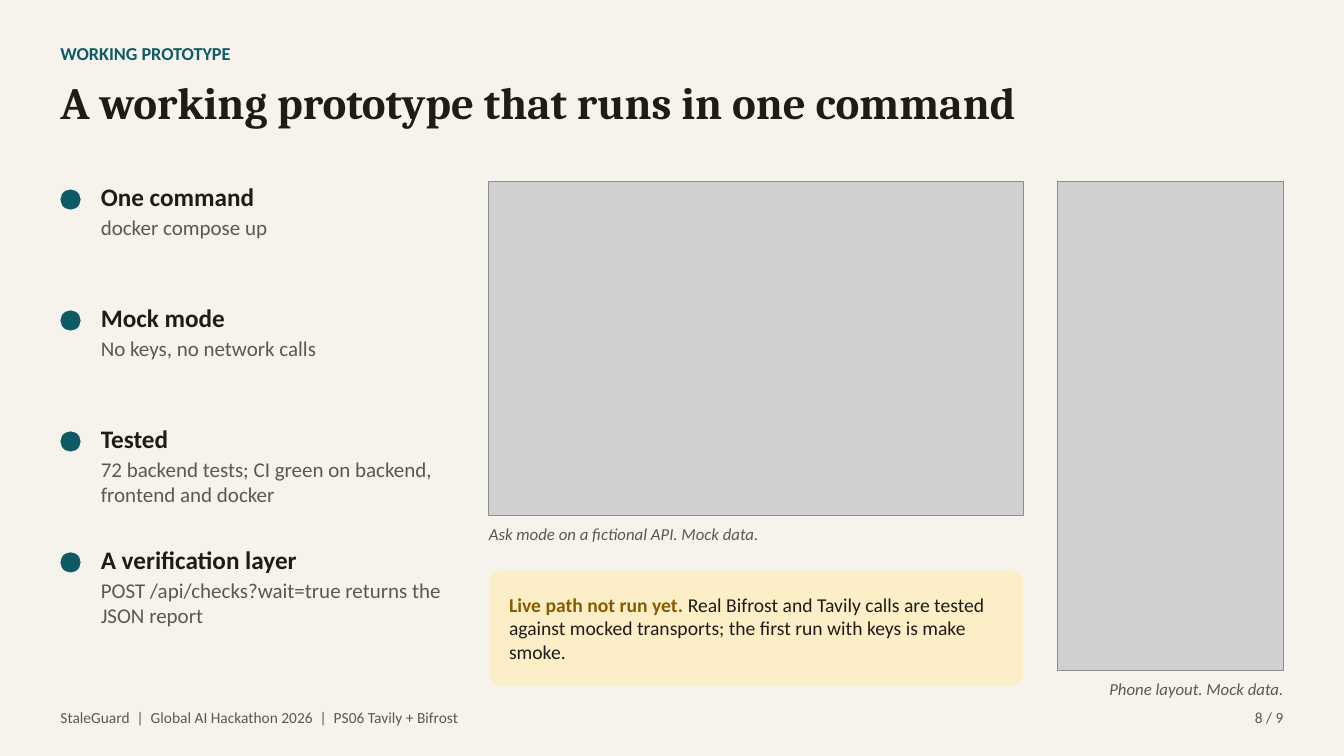
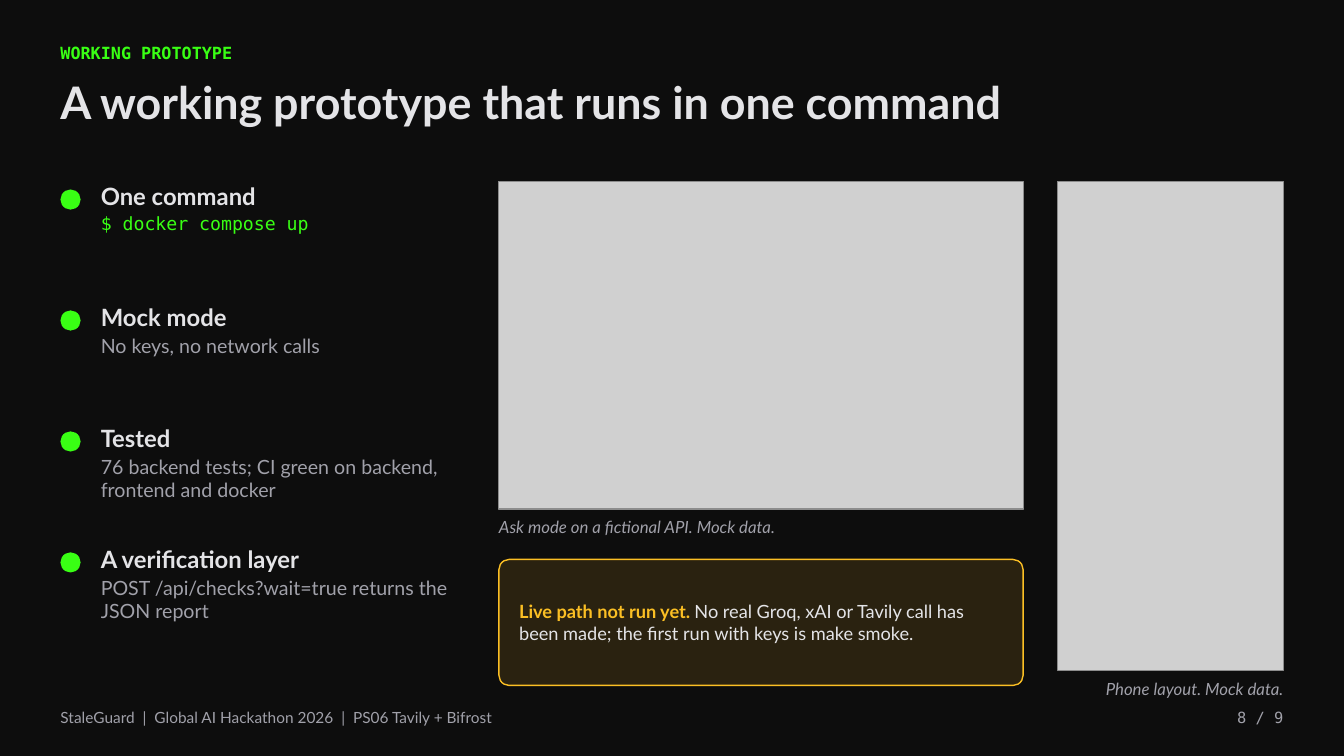
Before and after one commit to 6rzan/StaleGuard, a slide deck: slide 8 of docs/pitch/StaleGuard-pitch.pptx. Drawn at 1344x756 pixels with LibreOffice and Linux fonts; fonts in the diff are those of the drawing; grey boxes stand for pictures. Boxes give left, top, right and bottom in pixels: in the first picture for what was removed or moved away, otherwise in the second. Text is boxed around its words. In the diff, an @@ line names an element or a change of style, - is before the commit and + after.

Commit message:
docs: pitch deck in the new dark theme with Groq and xAI

```diff
--- a/docs/pitch/StaleGuard-pitch.pptx
+++ b/docs/pitch/StaleGuard-pitch.pptx
@@ background #F6F3EC to #0D0D0D @@
@@ text "WORKING PROTOTYPE" at <box>60,46,232,60</box>: size 13 to 12 pt, font Calibri to DejaVu Sans Mono, text colour #0E5A66 to #39FF14; line spacing 15.6pt to 14.4pt @@
@@ text "A working prototype that runs ..." at <box>60,85,1001,127</box>: font Cambria to Lato, text colour #1F1B16 to #E4E4E7 @@
@@ text at <box>101,187,256,205</box>: size 18 to 17 pt, font Calibri to Lato, text colour #1F1B16 to #E4E4E7 in "One command"; line spacing 21.6pt to 20.4pt @@
@@ picture: place and size @@
-picture at <box>489,181,1023,515</box>
+picture at <box>499,181,1023,509</box>
@@ text at <box>123,216,309,234</box>: text changed; size 15 to 13 pt; font Calibri to DejaVu Sans Mono; text colour #5E574C to #39FF14 @@
-docker compose up
+$ docker compose up
@@ text "Mock mode" at <box>101,308,320,357</box>: size 18 to 17 pt, text colour #1F1B16 to #E4E4E7 in "Mock mode"; font Calibri to Lato; size 15 to 14 pt, text colour #5E574C to #A1A1AA in "No keys, no network calls"; line spacing 21.6pt to 20.4pt; line spacing 18pt to 16.8pt @@
@@ text at <box>101,429,171,447</box>: size 18 to 17 pt, font Calibri to Lato, text colour #1F1B16 to #E4E4E7 in "Tested"; line spacing 21.6pt to 20.4pt @@
@@ text at <box>101,459,437,497</box>: text changed; size 15 to 14 pt; font Calibri to Lato; text colour #5E574C to #A1A1AA @@
-72 backend tests; CI green on backend, frontend and docker
+76 backend tests; CI green on backend, frontend and docker
@@ font Calibri to Lato, text colour #5E574C to #A1A1AA in 3 elements at <box>60,711,492,726</box>, <box>1106,682,1284,698</box>, <box>499,520,775,535</box> @@
@@ text "Ask mode on a fictional ...": place and size @@
-text "Ask mode on a fictional ..." at <box>489,528,758,542</box>
+text "Ask mode on a fictional ..." at <box>499,520,775,535</box>
@@ fill #0E5A66 to #39FF14 in 4 elements at <box>60,190,81,210</box>, <box>60,311,81,331</box>, <box>60,432,81,452</box>, <box>60,553,81,573</box> @@
@@ text "A verification layer" at <box>101,550,447,622</box>: size 18 to 17 pt, text colour #1F1B16 to #E4E4E7 in "A verification layer"; font Calibri to Lato; size 15 to 14 pt, text colour #5E574C to #A1A1AA in "POST /api/checks?wait=true returns the JSON report"; line spacing 21.6pt to 20.4pt; line spacing 18pt to 16.8pt @@
@@ rounded rectangle: place and size @@
-rounded rectangle at <box>489,571,1023,686</box>
+rounded rectangle at <box>499,560,1023,686</box>
@@ rounded rectangle at <box>499,560,1023,686</box>: fill #FCEFC7 to #2A2210; outline none to #FBBF24 1 pt; proportions changed @@
@@ text at <box>519,604,964,643</box>: text changed; size 14 to 13 pt; font Calibri to Lato; text colour #1F1B16 to #E4E4E7 @@
-Live path not run yet. Real Bifrost and Tavily calls are tested against mocked transports; the first run with keys is make smoke.
+Live path not run yet. No real Groq, xAI or Tavily call has been made; the first run with keys is make smoke.
@@ text "8 / 9" at <box>1237,711,1283,723</box>: font Calibri to DejaVu Sans Mono, text colour #5E574C to #A1A1AA @@
```
Also in this commit, not shown: 8 other slides changed, 2 other files.
